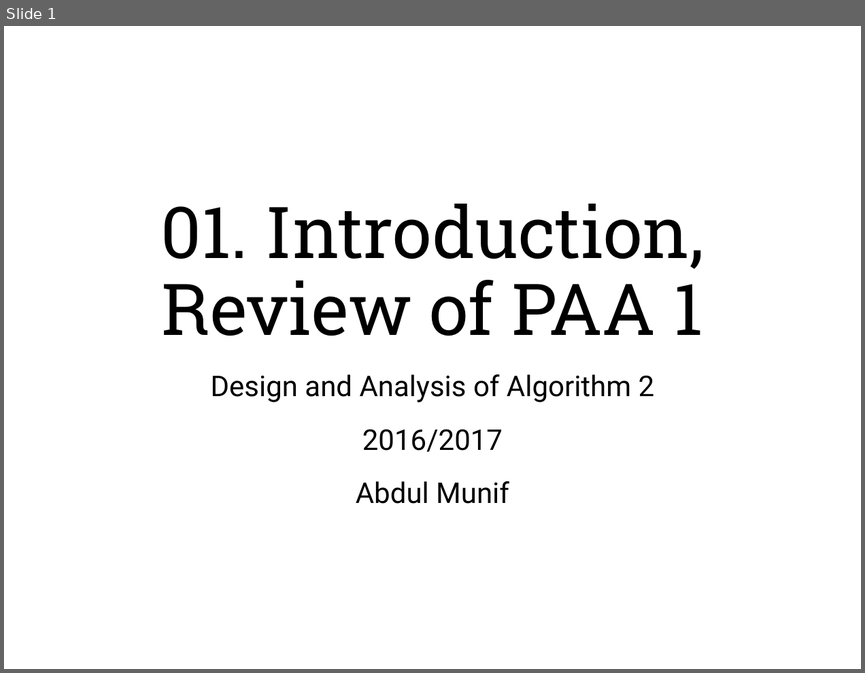
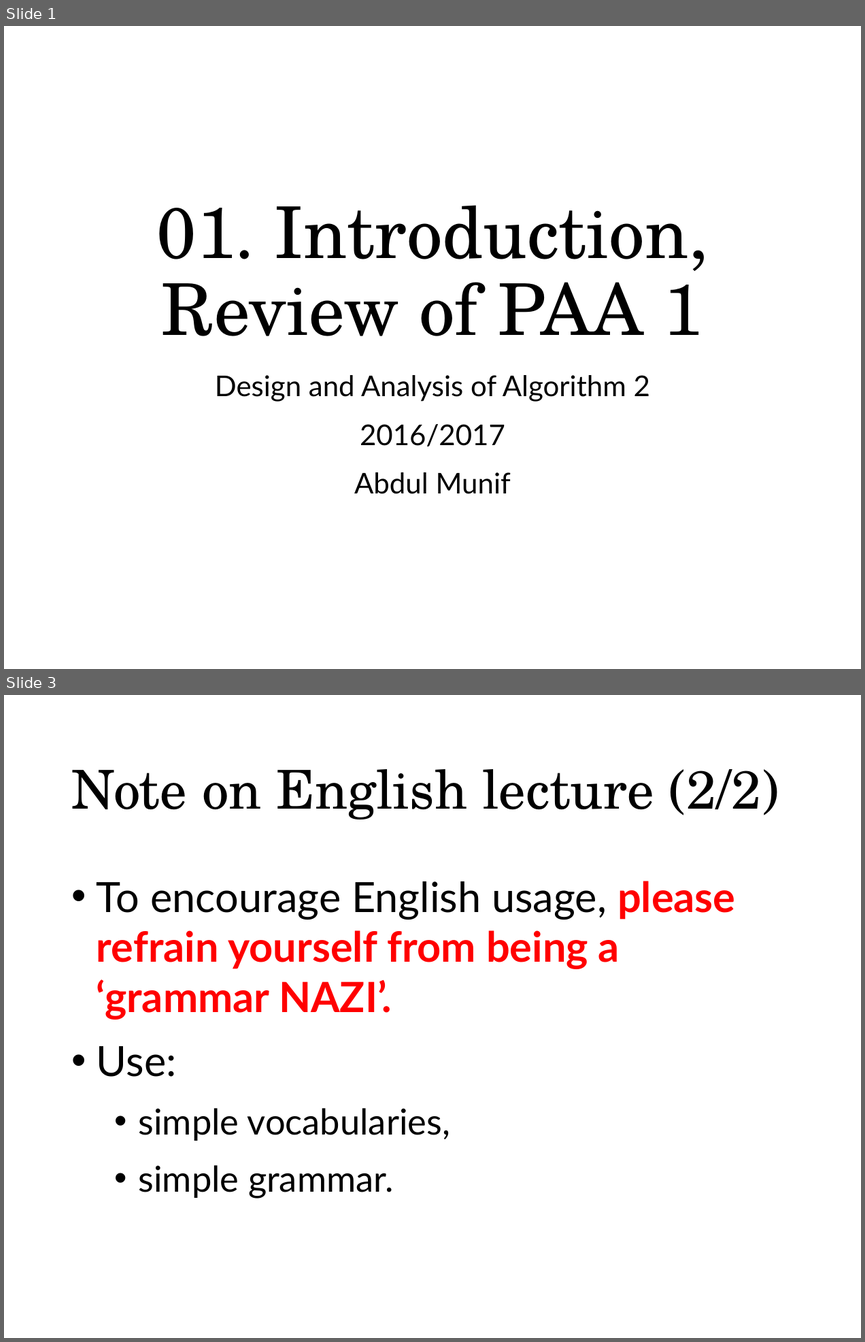
Before and after one commit to munif/paa-2, a slide deck: 161702/presentation/01 - Syllabus, Review of PAA 1/01. Syllabus, Review of PAA 1.pptx. Shown one above the other, each under a label of ours: slide 1 before the commit, slides 1 and 3 after it; the slides between them are not shown. The pictures are 865x673 and 865x1342 pixels, drawn with LibreOffice and Linux fonts; fonts in the diff are those of the drawing. Boxes give left, top, right and bottom in pixels: in the first picture for what was removed or moved away, otherwise in the second. Text is boxed around its words. In the diff, an @@ line names an element or a change of style, - is before the commit and + after.

```diff
--- a/161702/presentation/01 - Syllabus, Review of PAA 1/01. Syllabus, Review of PAA 1.pptx
+++ b/161702/presentation/01 - Syllabus, Review of PAA 1/01. Syllabus, Review of PAA 1.pptx
@@ slide 3 added at [4,695,861,1338], background #FFFFFF @@
@@ title added at [71,769,779,819], 45 pt, text #000000 @@
+Note on English lecture (2/2)
@@ text added at [96,881,735,1198], 35 pt, text #000000 @@
+• To encourage English usage, please refrain yourself from being a ‘grammar NAZI’.
+• Use:
+  • simple vocabularies,
+  • simple grammar.
@@ slide 1 changed as well @@
@@ title "01. Introduction, Review of PAA ..." at [157,205,708,336]: font Roboto Slab to TeX Gyre Schola @@
@@ subtitle "Design and Analysis of Algorithm ..." at [215,375,650,494]: font Roboto to Lato; less space between paragraphs @@
```
Also in this commit, not shown: 6 other slides changed, 3 other slides added.
